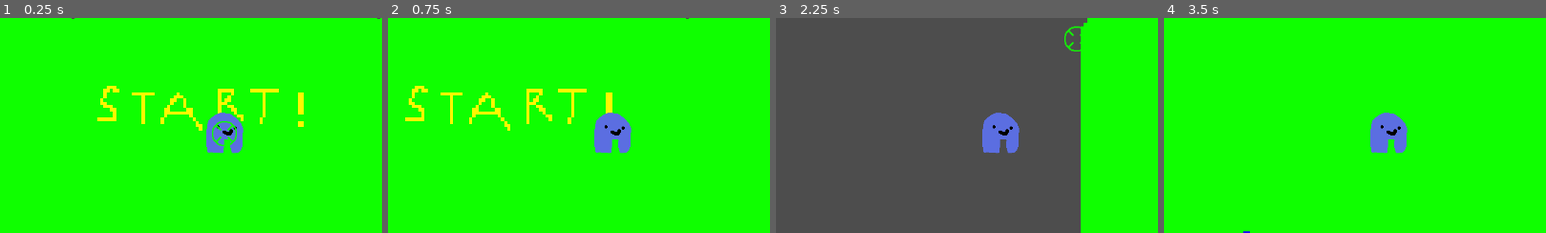
Above: before the commit, frames 1-4 (left to right).
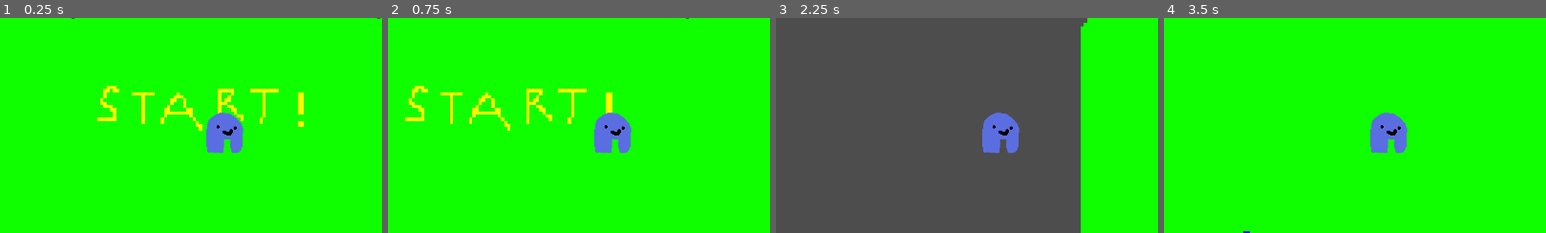
Above: after the commit, the same moments.

Repository: yourboykyle/final-game-project
Game: Godot game, scene res://Main.tscn
Two runs of this game, one before a commit and one after it. Both use one fixed random seed, a clock stepped at 60 frames per second and the inputs below.
Inputs (mouse positions are % of the whole screen's width and height, from its top left):
- Up to frame 1 (0.25 s): no input
- Up to frame 2 (0.75 s): tap Enter at 0.5 s; move the mouse to (72, 45) at 0.52 s; press the mouse at (72, 45) at 0.53 s; hold D (move_right) from 0.53 s (still down)
- Up to frame 3 (2.25 s): move the mouse to (30, 55) at 1.27 s; release D (move_right) at 1.28 s; release the mouse at (30, 55) at 1.28 s; hold S (move_down) 1.28-2.03 s; click (30, 55) at 1.35 s; move the mouse to (60, 28) at 2.02 s; press the mouse at (60, 28) at 2.03 s; hold D (move_right) from 2.03 s (still down)
- Up to frame 4 (3.5 s): move the mouse to (45, 70) at 2.77 s; release D (move_right) at 2.78 s; release the mouse at (45, 70) at 2.78 s; hold W (move_up) from 2.78 s (still down); click (45, 70) at 2.85 s
The pictures show only the part of the screen within x 21-71%, y 23-73%; the shares and areas given below are measured in that part.

The runs differ from the first frame. In frame 1, 0.3% of the frame differs, in the area x 55-62%, y 48-60%; in frame 2, nothing differs; in frame 3, 0.2%; in frame 4, nothing differs.

Commit message:
No more shooting, unless the global variable is enabled

Diff:
--- a/Main.gd
+++ b/Main.gd
@@ -1,8 +1,17 @@
 extends Node2D
+
+const CROSSHAIR = preload("res://entities/crosshair.tscn")
+var crosshair_instance = null
 
 func _ready() -> void:
 	$DungeonGenerator.generate()
 	$Player.position = Vector2(384,384)
 
-func _process(delta: float) -> void: # once per frame
-	pass
+func _process(delta: float) -> void:
+	if Globals.shooting_enabled and crosshair_instance == null:
+		crosshair_instance = CROSSHAIR.instantiate()
+		add_child(crosshair_instance)
+
+	if !Globals.shooting_enabled and crosshair_instance != null:
+		crosshair_instance.queue_free()
+		crosshair_instance = null
--- a/Main.tscn
+++ b/Main.tscn
@@ -3,7 +3,6 @@
 [ext_resource type="Script" uid="uid://c4lk6gg77u8k8" path="res://scripts/DungeonGenerator.gd" id="1_glv2v"]
 [ext_resource type="Script" uid="uid://1jrnoabrsjjh" path="res://Main.gd" id="1_r0du0"]
 [ext_resource type="PackedScene" uid="uid://cogac7gp67q5t" path="res://entities/Player.tscn" id="2_uu6xs"]
-[ext_resource type="PackedScene" uid="uid://cipl0eoyasmb2" path="res://entities/Crosshair.tscn" id="4_cm0pq"]
 
 [node name="Main" type="Node2D" unique_id=1546933838]
 script = ExtResource("1_r0du0")
@@ -14,7 +13,4 @@
 [node name="DungeonContainer" type="Node2D" parent="." unique_id=586539347]
 
 [node name="Player" parent="." unique_id=1945325549 instance=ExtResource("2_uu6xs")]
-
-[node name="Crosshair" parent="." unique_id=1871775000 instance=ExtResource("4_cm0pq")]
-z_index = 2
-scale = Vector2(2, 2)
+SPEED = 1000
--- /dev/null
+++ b/entities/Bullet.tscn
@@ -0,0 +1,18 @@
+[gd_scene format=3 uid="uid://c31hyjgdfokgs"]
+
+[ext_resource type="Texture2D" uid="uid://da1fmhadfohr2" path="res://assets/sprites/bullet.png" id="1_k50w0"]
+[ext_resource type="Script" uid="uid://blappi231cdhu" path="res://entities/scripts/Bullet.gd" id="1_r16h3"]
+
+[sub_resource type="CapsuleShape2D" id="CapsuleShape2D_k50w0"]
+radius = 3.0
+height = 16.0
+
+[node name="Bullet" type="Area2D" unique_id=1551868005]
+scale = Vector2(2, 2)
+script = ExtResource("1_r16h3")
+
+[node name="Sprite2D" type="Sprite2D" parent="." unique_id=1767355776]
+texture = ExtResource("1_k50w0")
+
+[node name="CollisionShape2D" type="CollisionShape2D" parent="." unique_id=158497368]
+shape = SubResource("CapsuleShape2D_k50w0")
--- a/entities/Player.tscn
+++ b/entities/Player.tscn
@@ -10,6 +10,7 @@
 [node name="Player" type="CharacterBody2D" unique_id=1945325549]
 z_index = 2
 script = ExtResource("1_ojs4q")
+SPEED = null
 
 [node name="Sprite2D" type="Sprite2D" parent="." unique_id=383463702]
 texture = ExtResource("2_ojs4q")
--- /dev/null
+++ b/entities/scripts/Bullet.gd
@@ -0,0 +1,10 @@
+extends Area2D
+
+var speed = 600
+var direction = Vector2.ZERO
+
+func _ready():
+	rotation = direction.angle()
+
+func _process(delta):
+	position += direction * speed * delta
--- a/entities/scripts/Player.gd
+++ b/entities/scripts/Player.gd
@@ -1,6 +1,23 @@
 extends CharacterBody2D
 
+# Shooting stuff
+const BULLET = preload("res://entities/Bullet.tscn")
+@onready var crosshair = get_node("/root/Main/Crosshair")
+
+var fire_rate = 0.15
+var fire_timer = 0.0
+# End shooting stuff
+
 @export var SPEED = 1000
+
+func _process(delta):
+	# Shooting stuff
+	if Globals.shooting_enabled:
+		fire_timer -= delta
+
+		if Input.is_action_pressed("shoot") and fire_timer <= 0:
+			fire_timer = fire_rate
+			shoot()
 
 func _physics_process(delta):
 
@@ -11,3 +28,14 @@
 
 	velocity = input_vector.normalized() * SPEED
 	move_and_slide()
+
+func shoot():
+
+	var bullet = BULLET.instantiate()
+
+	var dir = (crosshair.global_position - global_position).normalized()
+	bullet.direction = dir
+
+	bullet.global_position = global_position
+
+	get_tree().current_scene.add_child(bullet)
--- a/project.godot
+++ b/project.godot
@@ -14,6 +14,10 @@
 run/main_scene="uid://dyda7xw4fx7e5"
 config/features=PackedStringArray("4.6", "Forward Plus")
 config/icon="res://icon.svg"
+
+[autoload]
+
+Globals="*uid://ckdsikm0ou4s4"
 
 [display]
 
@@ -43,6 +47,11 @@
 "events": [Object(InputEventKey,"resource_local_to_scene":false,"resource_name":"","device":-1,"window_id":0,"alt_press …(191 unchanged characters)…
 ]
 }
+shoot={
+"deadzone": 0.2,
+"events": [Object(InputEventMouseButton,"resource_local_to_scene":false,"resource_name":"","device":-1,"window_id":0,"alt_pressed":false,"shift_pressed":false,"ctrl_pressed":false,"meta_pressed":false,"button_mask":0,"position":Vector2(0, 0),"global_position":Vector2(0, 0),"factor":1.0,"button_index":1,"canceled":false,"pressed":false,"double_click":false,"script":null)
+]
+}
 
 [physics]
 
--- a/rooms/scripts/BossRoom.gd
+++ b/rooms/scripts/BossRoom.gd
@@ -1,4 +1,4 @@
 extends RoomBase
 
 func _ready():
-	room_type = DataTypes.RoomType.COMBAT
+	room_type = Globals.RoomType.COMBAT
--- a/rooms/scripts/CombatRoom.gd
+++ b/rooms/scripts/CombatRoom.gd
@@ -1,4 +1,4 @@
 extends RoomBase
 
 func _ready():
-	room_type = DataTypes.RoomType.COMBAT
+	room_type = Globals.RoomType.COMBAT
--- a/rooms/scripts/RoomBase.gd
+++ b/rooms/scripts/RoomBase.gd
@@ -2,8 +2,8 @@
 extends Node2D
 
 @export var room_id : int
-@export var room_type : DataTypes.RoomType
-@export var allowed_exits : Array[DataTypes.RoomExit] = []
+@export var room_type : Globals.RoomType
+@export var allowed_exits : Array[Globals.RoomExit] = []
 
 var grid_position : Vector2i
 
--- a/rooms/scripts/ShopRoom.gd
+++ b/rooms/scripts/ShopRoom.gd
@@ -1,4 +1,4 @@
 extends RoomBase
 
 func _ready():
-	room_type = DataTypes.RoomType.SHOP
+	room_type = Globals.RoomType.SHOP
--- a/rooms/scripts/StartRoom.gd
+++ b/rooms/scripts/StartRoom.gd
@@ -1,4 +1,4 @@
 extends RoomBase
 
 func _ready():
-	room_type = DataTypes.RoomType.START
+	room_type = Globals.RoomType.START
--- a/rooms/scripts/TreasureRoom.gd
+++ b/rooms/scripts/TreasureRoom.gd
@@ -1,4 +1,4 @@
 extends RoomBase
 
 func _ready():
-	room_type = DataTypes.RoomType.TREASURE
+	room_type = Globals.RoomType.TREASURE
--- a/scripts/DungeonGenerator.gd
+++ b/scripts/DungeonGenerator.gd
@@ -18,7 +18,7 @@
 func generate():
 
 	var start = Vector2i(0,0)
-	spawn_room(start, DataTypes.RoomType.START)
+	spawn_room(start, Globals.RoomType.START)
 
 	var frontier = [start]
 
@@ -40,12 +40,12 @@
 			if neighbor_count(next) > 1:
 				continue
 
-			var types = [DataTypes.RoomType.COMBAT, DataTypes.RoomType.TREASURE, DataTypes.RoomType.BOSS, DataTypes.RoomType.SHOP]
+			var types = [Globals.RoomType.COMBAT, Globals.RoomType.TREASURE, Globals.RoomType.BOSS, Globals.RoomType.SHOP]
 			var roomType = types.pick_random()
 			spawn_room(next, roomType)
 			frontier.append(next)
 
-func spawn_room(grid_pos: Vector2i, roomType: DataTypes.RoomType):
+func spawn_room(grid_pos: Vector2i, roomType: Globals.RoomType):
 	var scene = registry.get_room_scene(roomType)
 	var room = scene.instantiate()
 
--- a/scripts/DataTypes.gd
+++ b/scripts/Globals.gd
@@ -1,4 +1,6 @@
-class_name DataTypes
+extends Node
+
+@export var shooting_enabled = false
 
 enum RoomType {
 	START,
--- a/scripts/RoomRegistry.gd
+++ b/scripts/RoomRegistry.gd
@@ -2,12 +2,12 @@
 extends Node
 
 var rooms = {
-	DataTypes.RoomType.COMBAT: preload("res://rooms/CombatRoom.tscn"),
-	DataTypes.RoomType.TREASURE: preload("res://rooms/TreasureRoom.tscn"),
-	DataTypes.RoomType.BOSS: preload("res://rooms/BossRoom.tscn"),
-	DataTypes.RoomType.SHOP: preload("res://rooms/ShopRoom.tscn"),
-	DataTypes.RoomType.START: preload("res://rooms/StartRoom.tscn")
+	Globals.RoomType.COMBAT: preload("res://rooms/CombatRoom.tscn"),
+	Globals.RoomType.TREASURE: preload("res://rooms/TreasureRoom.tscn"),
+	Globals.RoomType.BOSS: preload("res://rooms/BossRoom.tscn"),
+	Globals.RoomType.SHOP: preload("res://rooms/ShopRoom.tscn"),
+	Globals.RoomType.START: preload("res://rooms/StartRoom.tscn")
 }
 
-func get_room_scene(type: DataTypes.RoomType):
+func get_room_scene(type: Globals.RoomType):
 	return rooms.get(type)
--- a/scripts/RoomRegistry.tscn
+++ /dev/null
@@ -1,3 +0,0 @@
-[gd_scene format=3 uid="uid://df4n45iwhlftj"]
-
-[node name="RoomRegistry" type="Node2D" unique_id=1907366103]
Binary file added: assets/sprites/bullet.png
Not shown, added: assets/sprites/bullet.png.import
Not shown, added: entities/scripts/Bullet.gd.uid
Renamed: scripts/DataTypes.gd.uid -> scripts/Globals.gd.uid
